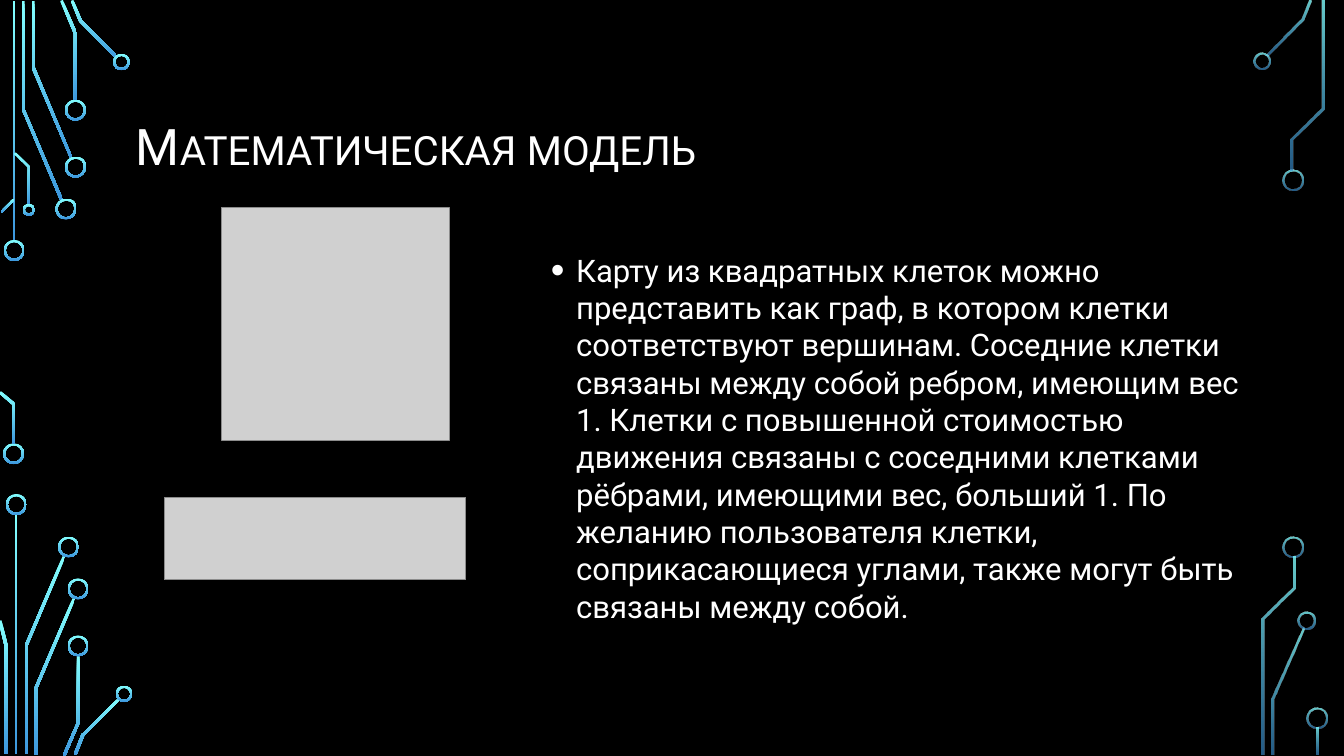
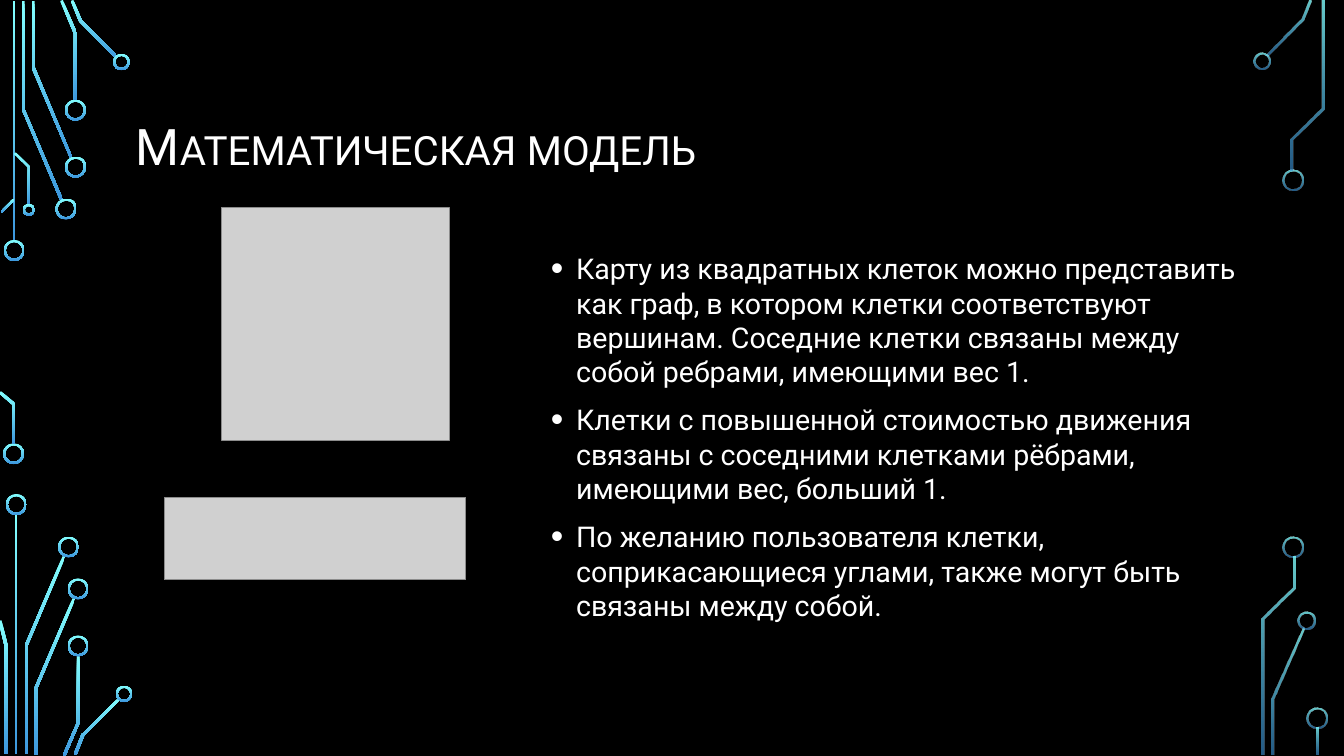
Before and after one commit to FedMam/Pathfinding, a slide deck: slide 3 of Report/Pathfinding (Поиск пути в графе).pptx. Drawn at 1344x756 pixels with LibreOffice and Linux fonts; fonts in the diff are those of the drawing; grey boxes stand for pictures; background and template pictures are left out. Boxes give left, top, right and bottom in pixels: in the first picture for what was removed or moved away, otherwise in the second. Text is boxed around its words. In the diff, an @@ line names an element or a change of style, - is before the commit and + after.

```diff
--- a/Report/Pathfinding (Поиск пути в графе).pptx
+++ b/Report/Pathfinding (Поиск пути в графе).pptx
@@ text at (576, 258, 1236, 622): text changed; size 22.2 to 20.4 pt @@
-• Карту из квадратных клеток можно представить как граф, в котором клетки соответствуют вершинам. Соседние клетки связаны между собой ребром, имеющим вес 1. Клетки с повышенной стоимостью движения связаны с соседними клетками рёбрами, имеющими вес, больший 1. По желанию пользователя клетки, соприкасающиеся углами, также могут быть связаны между собой.
+• Карту из квадратных клеток можно представить как граф, в котором клетки соответствуют вершинам. Соседние клетки связаны между собой ребрами, имеющими вес 1.
+• Клетки с повышенной стоимостью движения связаны с соседними клетками рёбрами, имеющими вес, больший 1.
+• По желанию пользователя клетки, соприкасающиеся углами, также могут быть связаны между собой.
```
Also in this commit, not shown: 5 other slides changed, 2 other files.
